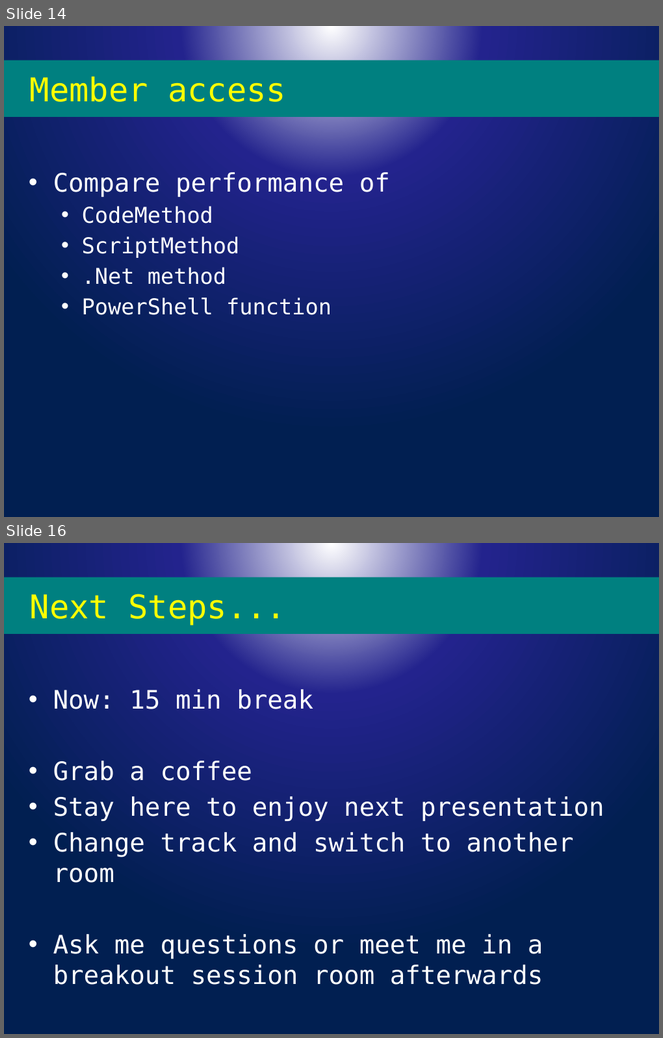
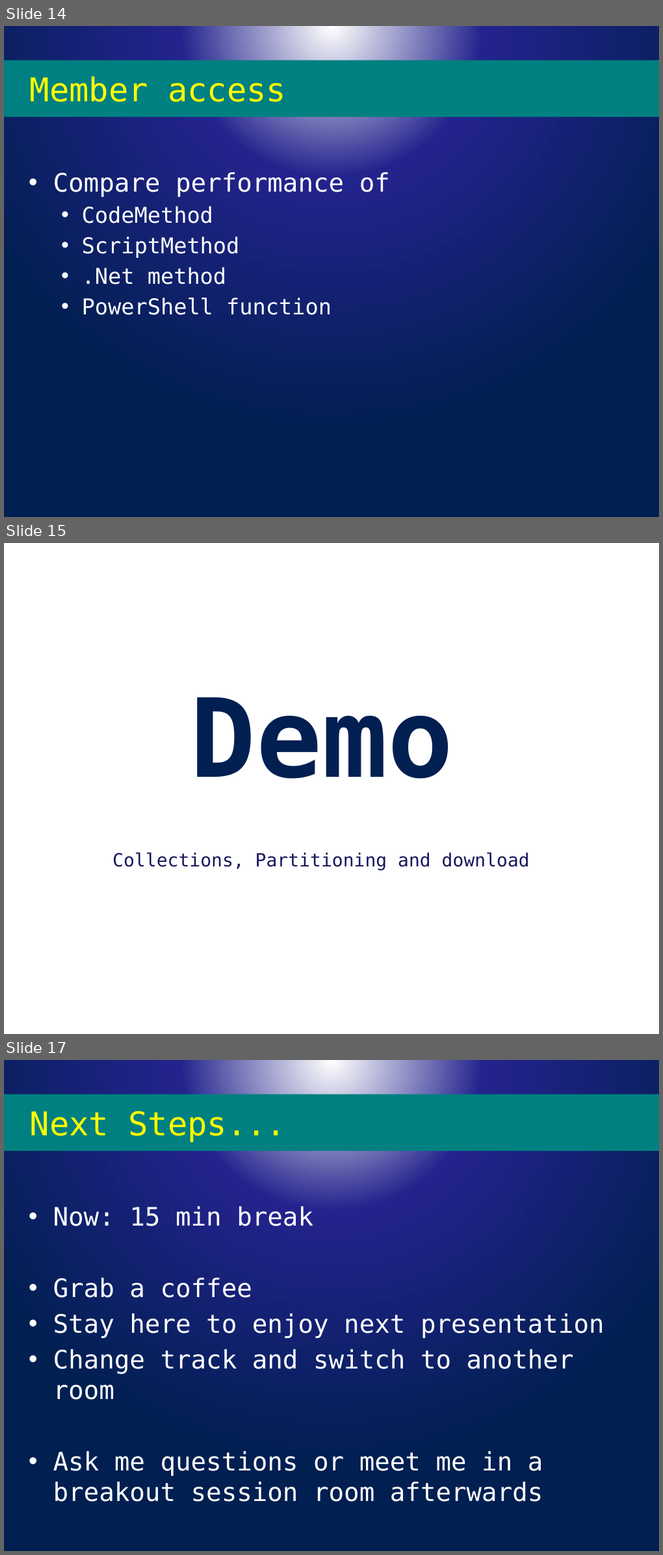
Before and after one commit to powercode/PSConfEU, a slide deck: PSCONFEU_Perf2017.pptx. Shown one above the other, each under a label of ours: slides 14 and 16 before the commit, slides 14, 15 and 17 after it; the slides between them are not shown. The pictures are 663x1038 and 663x1555 pixels, drawn with LibreOffice and Linux fonts; fonts in the diff are those of the drawing; background and template pictures are left out. Boxes give left, top, right and bottom in pixels: in the first picture for what was removed or moved away, otherwise in the second. Text is boxed around its words. In the diff, an @@ line names an element or a change of style, - is before the commit and + after.

Commit message:
web download

```diff
--- a/PSCONFEU_Perf2017.pptx
+++ b/PSCONFEU_Perf2017.pptx
@@ slide 15 added at <box>4,543,659,1034</box>, background #FFFFFF @@
@@ title added at <box>191,697,454,779</box>, 120 pt, text #011F51, bold @@
+Demo
@@ text added at <box>113,852,530,871</box>, 20 pt, text #17175D @@
+Collections, Partitioning and download
@@ what was slide 16 is now slide 17 @@
```
Also in this commit, not shown: 1 slide changed, 6 other files.
